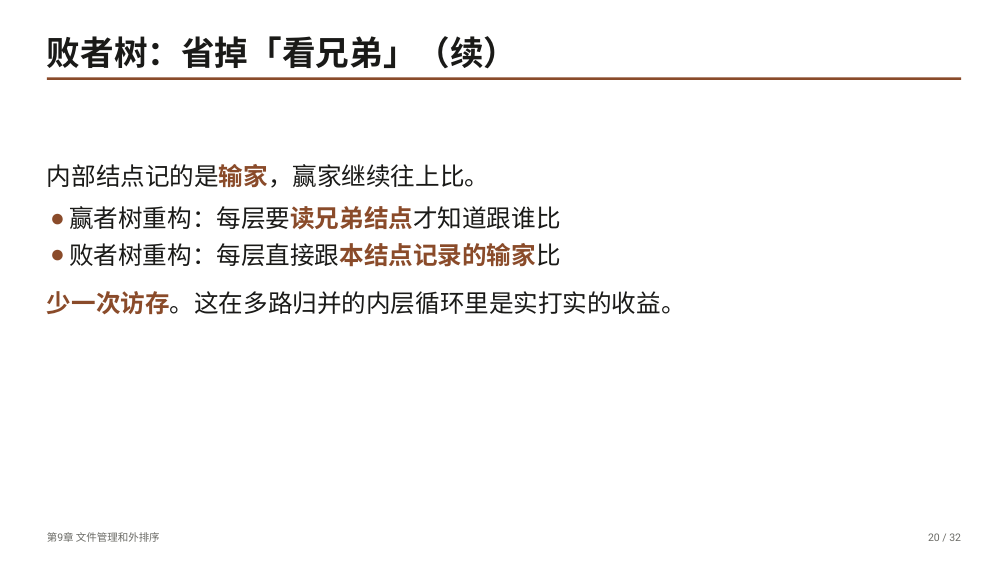
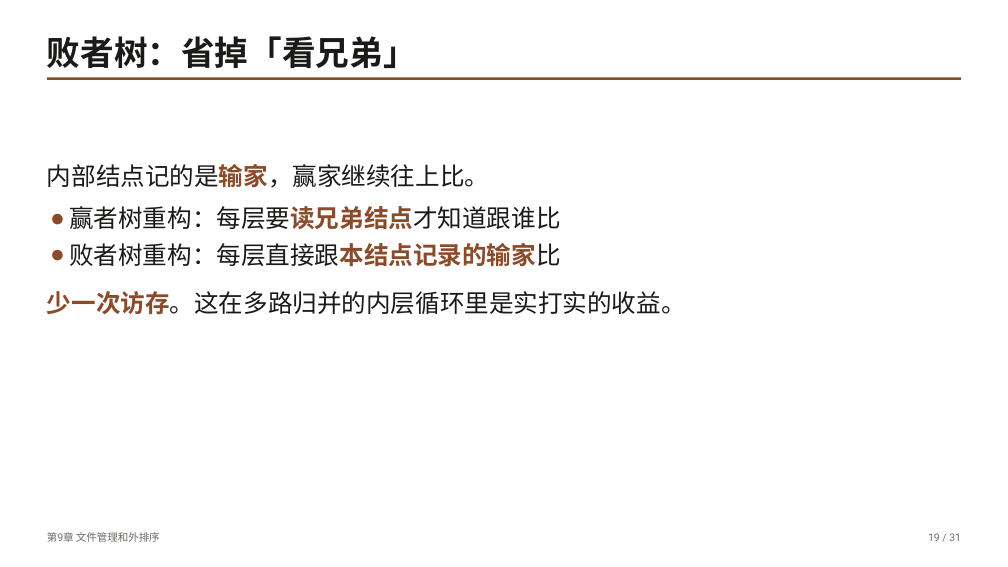
Before and after one commit to GMyhf/dsa-modernization, a slide deck: slide 19 of book/slides/pptx/ch09-external-sort.pptx (slide 20 before the commit). Drawn at 1008x567 pixels with LibreOffice and Linux fonts; fonts in the diff are those of the drawing. Boxes give left, top, right and bottom in pixels: in the first picture for what was removed or moved away, otherwise in the second. Text is boxed around its words. In the diff, an @@ line names an element or a change of style, - is before the commit and + after.

```diff
--- a/book/slides/pptx/ch09-external-sort.pptx
+++ b/book/slides/pptx/ch09-external-sort.pptx
@@ text at (47,36,417,68): text changed @@
-败者树：省掉「看兄弟」（续）
+败者树：省掉「看兄弟」
@@ text at (928,533,961,541): text changed @@
-20 / 32
+19 / 31
```
Also in this commit, not shown: 30 other slides changed, 1 slide removed, 21 other files.
